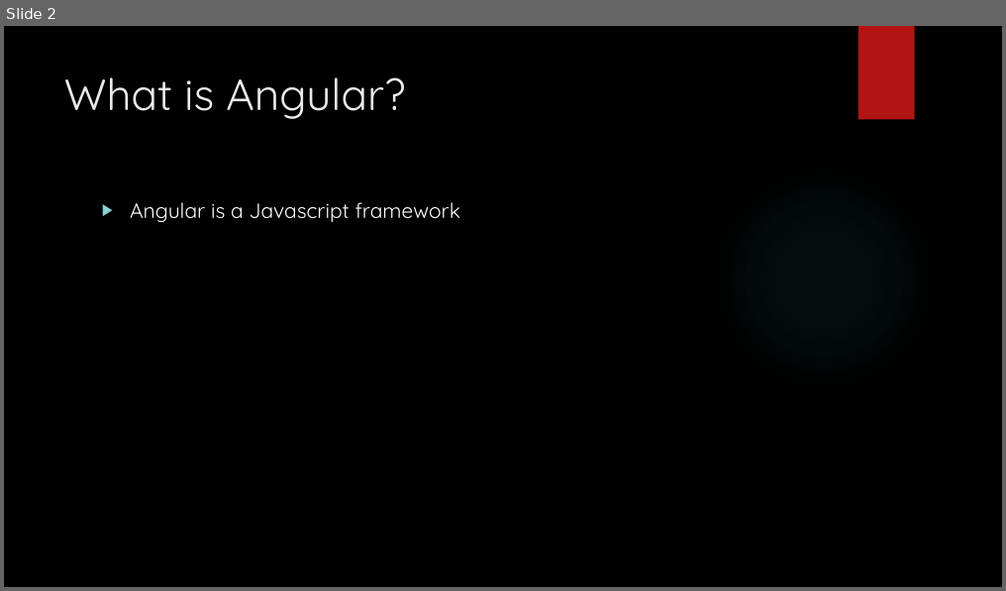
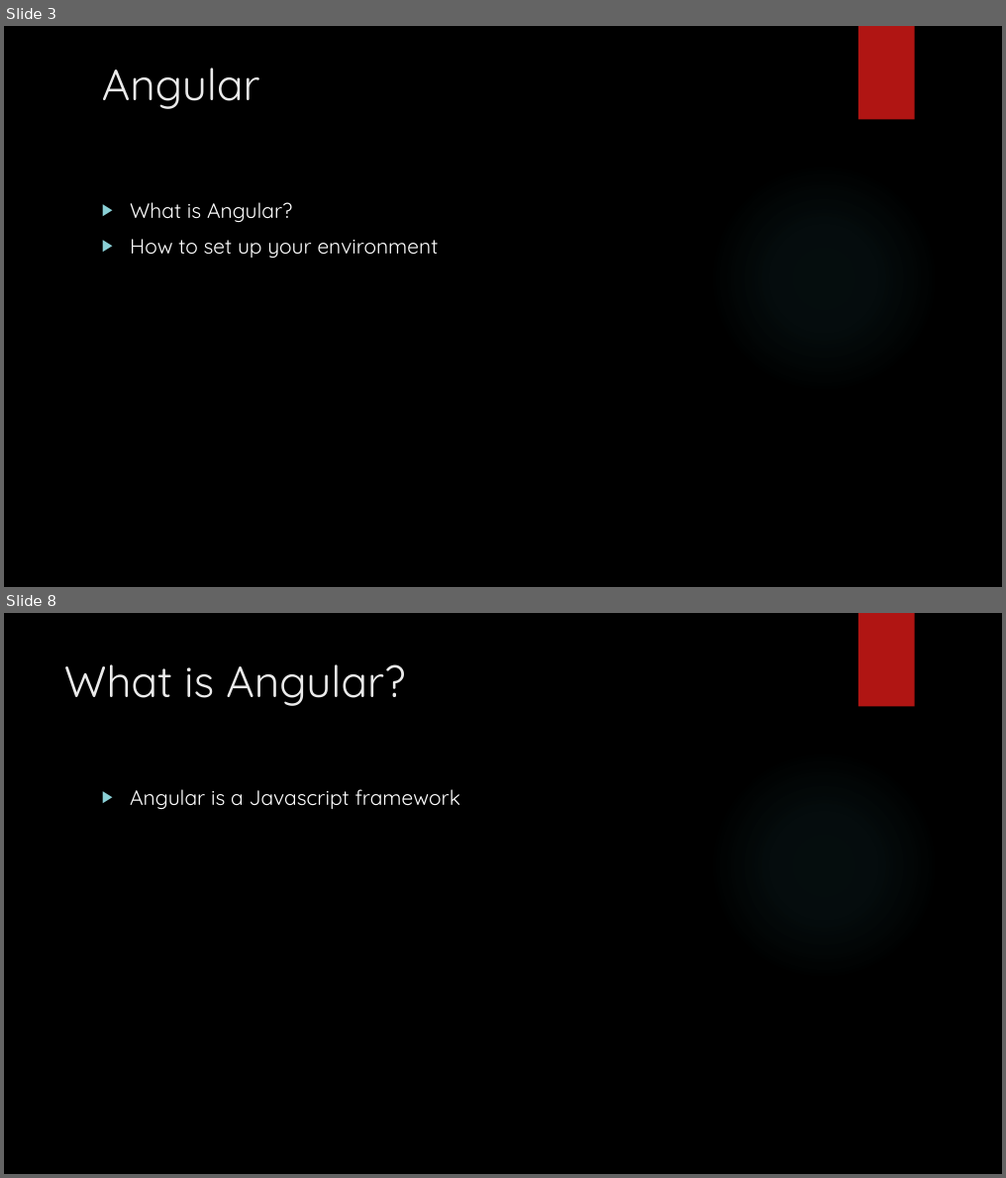
Before and after one commit to mickfarrow/Beginning-Angular, a slide deck: Angular.pptx. Shown one above the other, each under a label of ours: slide 2 before the commit, slides 3 and 8 after it; the slides between them are not shown. The pictures are 1006x591 and 1006x1178 pixels, drawn with LibreOffice and Linux fonts; fonts in the diff are those of the drawing; background and template pictures are left out. Boxes give left, top, right and bottom in pixels: in the first picture for what was removed or moved away, otherwise in the second. Text is boxed around its words. In the diff, an @@ line names an element or a change of style, - is before the commit and + after.

```diff
--- a/Angular.pptx
+++ b/Angular.pptx
@@ slide 3 added at <box>4,26,1002,587</box>, background picture (left out); not listed: 2 template elements that a slide beside it also shows @@
@@ title added at <box>102,68,260,109</box>, 42 pt, text #EBEBEB @@
+Angular
@@ text added at <box>130,202,439,259</box>, 20 pt, text #FFFFFF @@
+▶ What is Angular?
+▶ How to set up your environment
@@ what was slide 2 is now slide 8 @@
```
Also in this commit, not shown: 1 slide changed, 5 other slides added, 3 other files.
